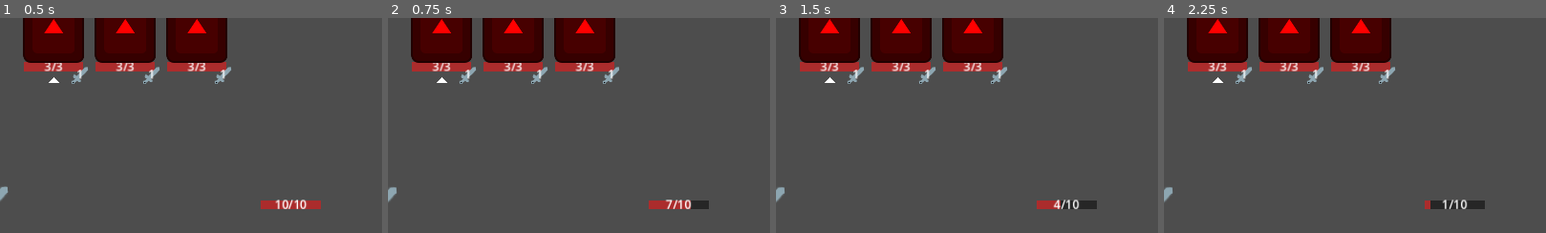
Above: before the commit, frames 1-4 (left to right).
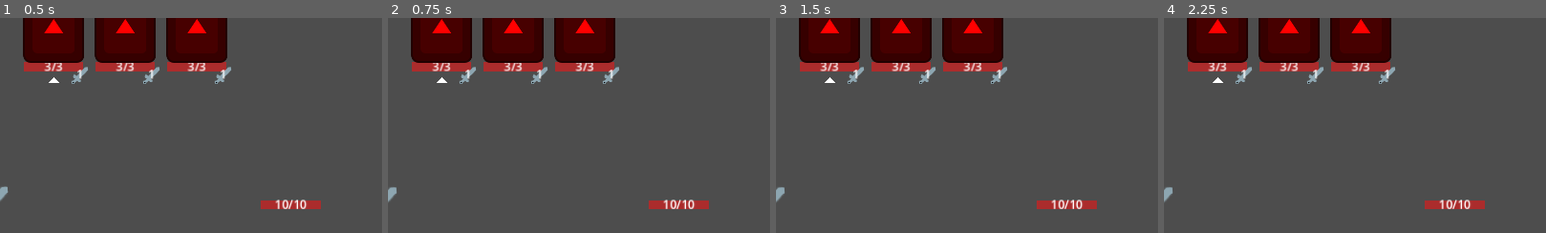
Above: after the commit, the same moments.

Repository: WcOnR/your-mom-is-the-dungeon-lord
Game: Godot game, scene res://game_objects/world.tscn
Same seed, same stepped clock (60 frames per second), same inputs: the game is played once before the commit and once after it. The engine's default icon, where the game draws it, is replaced by a stand-in: a white triangle on a blue panel in a dark square.
Inputs (mouse positions are % of the whole screen's width and height, from its top left):
- Up to frame 1 (0.5 s): no input
- Up to frame 2 (0.75 s): click (49, 93) at 0.5 s
- Up to frame 3 (1.5 s): click (49, 93) at 1.25 s
- Up to frame 4 (2.25 s): click (49, 93) at 2 s
The pictures show only the part of the screen within x 50-100%, y 50-100%; the shares and areas given below are measured in that part.

Frame 1 is identical in both runs. In frame 2, 0.4% of the frame differs, in the area x 72-84%, y 84-89%; in frame 3, 0.5%; in frame 4, 0.6%, in the area x 69-84%, y 84-89%.

Commit message:
add mix animation

Diff:
--- a/game_objects/battle_game_mode.gd
+++ b/game_objects/battle_game_mode.gd
@@ -59,6 +59,9 @@
 
 
 func finish_round() -> void:
+	if not _field.grid.is_idle():
+		await _field.grid.grid_idle
+	_field.enable_input(false)
 	await _line_holder.enemy_attack()
 	_health_comp._drop_shield()
 	_start_round()
--- a/game_objects/enemies/combat_actions/mix_field_action.gd
+++ b/game_objects/enemies/combat_actions/mix_field_action.gd
@@ -3,14 +3,12 @@
 const ICON : Texture2D = preload("res://game_objects/enemies/combat_actions/mix.png")
 
 
-func on_plan(args : Array[Variant]) -> bool:
+func on_plan(args : Array[Variant]) -> void:
 	var line : BattleLine = args[1] as BattleLine
 	line.set_action(0, ICON, true)
-	return false
 
 
-func on_action(args : Array[Variant]) -> bool:
+func on_action(args : Array[Variant]) -> void:
 	var player : Player = args[1] as Player
 	var game_mode := player.get_tree().get_first_node_in_group("GameMode") as BattleGameMode
-	game_mode._field.reshuffle()
-	return false
+	await game_mode._field.reshuffle()
--- a/game_objects/enemies/enemy.gd
+++ b/game_objects/enemies/enemy.gd
@@ -21,4 +21,4 @@
 
 
 func attack(player : Player):
-	next_action.run(ON_ACTION, [enemy_data, player])
+	await next_action.run(ON_ACTION, [enemy_data, player])
--- a/game_objects/enemies/line_holder.gd
+++ b/game_objects/enemies/line_holder.gd
@@ -93,7 +93,7 @@
 func enemy_attack() -> void:
 	for l in lines:
 		if not l.enemies.is_empty():
-			l.enemies[0].attack(_player)
+			await l.enemies[0].attack(_player)
 	await get_tree().process_frame
 
 
--- a/game_objects/field/field.gd
+++ b/game_objects/field/field.gd
@@ -38,8 +38,7 @@
 	var gem := gem_scene.instantiate() as Gem
 	add_child(gem)
 	var offset := cell_size.y * cell_id.x / size.x
-	gem.position = get_cell_position(cell_id) - Vector2(0, offset)
-	gem.initialize(cell_id, self, gem_set.gem_types.pick_random())
+	gem.initialize(cell_id, Vector2(0, -offset), self, gem_set.gem_types.pick_random())
 	gem.try_to_fall()
 
 
@@ -75,11 +74,10 @@
 
 
 func reshuffle() -> void:
+	if not grid.is_idle():
+		await grid.grid_idle
 	grid.reshuffle()
-	for x in size.x:
-		for y in size.y:
-			var cell_id := Vector2i(x, y)
-			grid.get_gem(cell_id).position = get_cell_position(cell_id)
+	await grid.grid_idle
 
 
 func _on_click_action(data : ClickData) -> void:
--- a/game_objects/field/grid.gd
+++ b/game_objects/field/grid.gd
@@ -1,4 +1,6 @@
 class_name Grid extends RefCounted
+
+signal grid_idle
 
 var grid : Array[Gem] = []
 var _size : Vector2i = Vector2i.ZERO
@@ -9,6 +11,13 @@
 	for x in size.x :
 		for y in size.y :
 			grid.append(null)
+
+
+func is_idle() -> bool:
+	for g in grid:
+		if not g or not g.is_state(Gem.State.IDLE):
+			return false
+	return true
 
 
 func reshuffle() -> void:
@@ -26,13 +35,22 @@
 	var tmp_0 := grid[from]._cell_id
 	var tmp_1 := grid[to]._cell_id
 	grid[from] = grid[to]
-	grid[from].reset_cell_id(tmp_0)
+	grid[from].move_to_cell_id(tmp_0)
 	grid[to] = tmp
-	grid[to].reset_cell_id(tmp_1)
+	grid[to].move_to_cell_id(tmp_1)
 
+func _on_state_changed() -> void:
+	if is_idle():
+		grid_idle.emit()
+	#print("grid is idle! ")
 
 func set_gem(gem : Gem, id : Vector2i) -> void:
-	grid[_size.y * id.x + id.y] = gem
+	var index : int = _size.y * id.x + id.y
+	if grid[index] :
+		grid[index].state_changed.disconnect(_on_state_changed)
+	if gem:
+		gem.state_changed.connect(_on_state_changed)
+	grid[index] = gem
 
 
 func get_gem(id : Vector2i) -> Gem:
--- a/game_objects/gems/gem.gd
+++ b/game_objects/gems/gem.gd
@@ -3,8 +3,9 @@
 @onready var icon : Sprite2D = $Icon
 @export var speed : float = 512.0
 
-enum State {IDLE, FALL}
+enum State {IDLE, FALL, MOVE}
 
+signal state_changed
 
 var _field : Field = null
 var _state : State = State.IDLE
@@ -14,7 +15,9 @@
 var _blocked_id : Vector2i = Field.INVALID_ID
 
 
-func initialize(cell_id : Vector2i, field : Field, gem_type : GemType) -> void:
+
+func initialize(cell_id : Vector2i, offset : Vector2, field : Field, gem_type : GemType) -> void:
+	position = field.get_cell_position(cell_id) + offset
 	_cell_id = cell_id
 	_field = field
 	_gem_type = gem_type
@@ -22,15 +25,15 @@
 	try_block()
 
 
-func reset_cell_id(cell_id : Vector2i) -> void:
+func move_to_cell_id(cell_id : Vector2i) -> void:
 	_cell_id = cell_id
-	_target_cell = Field.INVALID_ID
+	_target_cell = cell_id
 	_blocked_id = Field.INVALID_ID
-	try_block()
+	_set_state(State.MOVE)
 
 
 func try_to_fall():
-	if _state == State.FALL:
+	if not is_state(State.IDLE):
 		return
 	_try_to_fall()
 
@@ -38,14 +41,14 @@
 func _try_to_fall():
 	_target_cell = _field.get_next_cell(_cell_id)
 	if _target_cell != Field.INVALID_ID:
-		_state = State.FALL
+		_set_state(State.FALL)
 	else:
-		_state = State.IDLE
+		_set_state(State.IDLE)
 	try_block()
 
 
 func try_block() -> void:
-	var next_block := _target_cell if _state == State.FALL else _cell_id
+	var next_block := _target_cell if is_state(State.FALL) else _cell_id
 	if next_block != _blocked_id:
 		_field.block_cell(_blocked_id, null)
 		_field.block_cell(next_block, self)
@@ -57,19 +60,36 @@
 
 
 func get_static_cell_id() -> Vector2i:
-	return _cell_id if _state == State.IDLE else Field.INVALID_ID
+	return _cell_id if is_state(State.IDLE) else Field.INVALID_ID
 
 
 func get_gem_type() -> GemType:
 	return _gem_type
 
 
+func is_state(target_state : State) -> bool:
+	return target_state == _state
+
+
+func _set_state(new_state : State) -> void:
+	if is_state(new_state):
+		return
+	_state = new_state
+	state_changed.emit()
+
+
 func _process(delta: float) -> void:
-	if _state == State.IDLE:
+	if is_state(State.IDLE):
 		return
 	if _move_to_with_speed(self, _field.get_cell_position(_target_cell), speed, delta):
-		_cell_id = _target_cell
-		_try_to_fall()
+		if is_state(State.FALL):
+			_cell_id = _target_cell
+			_try_to_fall()
+		else:
+			_cell_id = _target_cell
+			_target_cell = Field.INVALID_ID
+			_set_state(State.IDLE)
+			try_block()
 
 
 func _move_to_with_speed(node : Node2D, to : Vector2, _speed : float, delta: float) -> bool :
--- a/game_systems/action.gd
+++ b/game_systems/action.gd
@@ -5,7 +5,7 @@
 
 var script_object = null
 
-func run(event_name : StringName, extra_args : Array[Variant] = []) -> bool:
+func run(event_name : StringName, extra_args : Array[Variant] = []) -> void:
 	if not script_object:
 		script_object = behavior.new()
 	if event_name in script_object:
@@ -14,5 +14,4 @@
 		if not extra_args.is_empty():
 			full_args = args.duplicate()
 			full_args.append_array(extra_args)
-		return callable.call(full_args)
-	return false
+		await callable.call(full_args)
--- a/game_systems/action_list.gd
+++ b/game_systems/action_list.gd
@@ -5,9 +5,5 @@
 const ON_ACTION : StringName = "on_action"
 
 func run_event(event : StringName, extra_args : Array[Variant] = []) -> void:
-	var to_remove : Array[Action] = []
 	for action in actions:
-		if action.run(event, extra_args):
-			to_remove.append(action)
-	for action in to_remove:
-		actions.erase(action)
+		action.run(event, extra_args)
